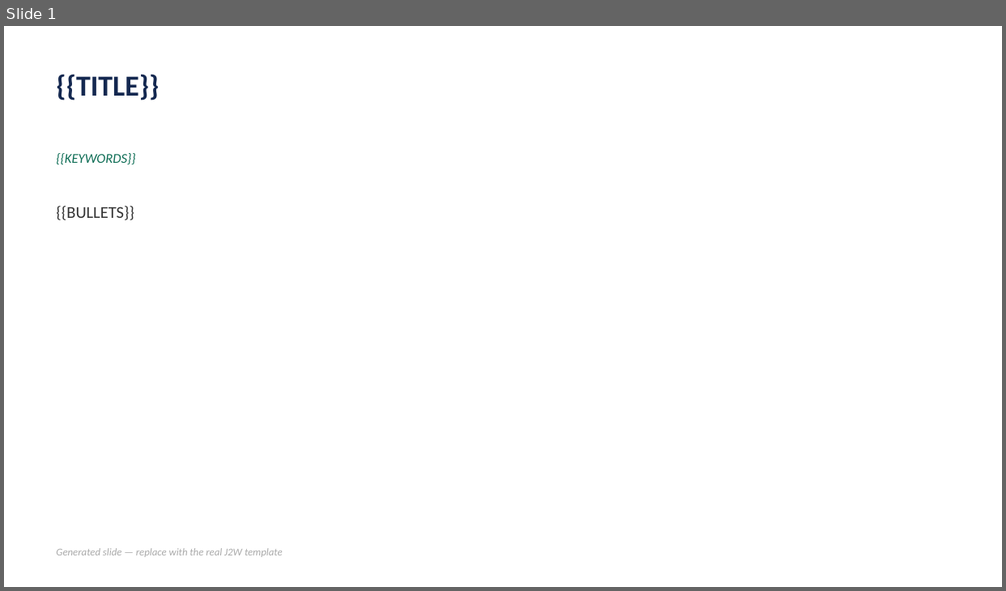
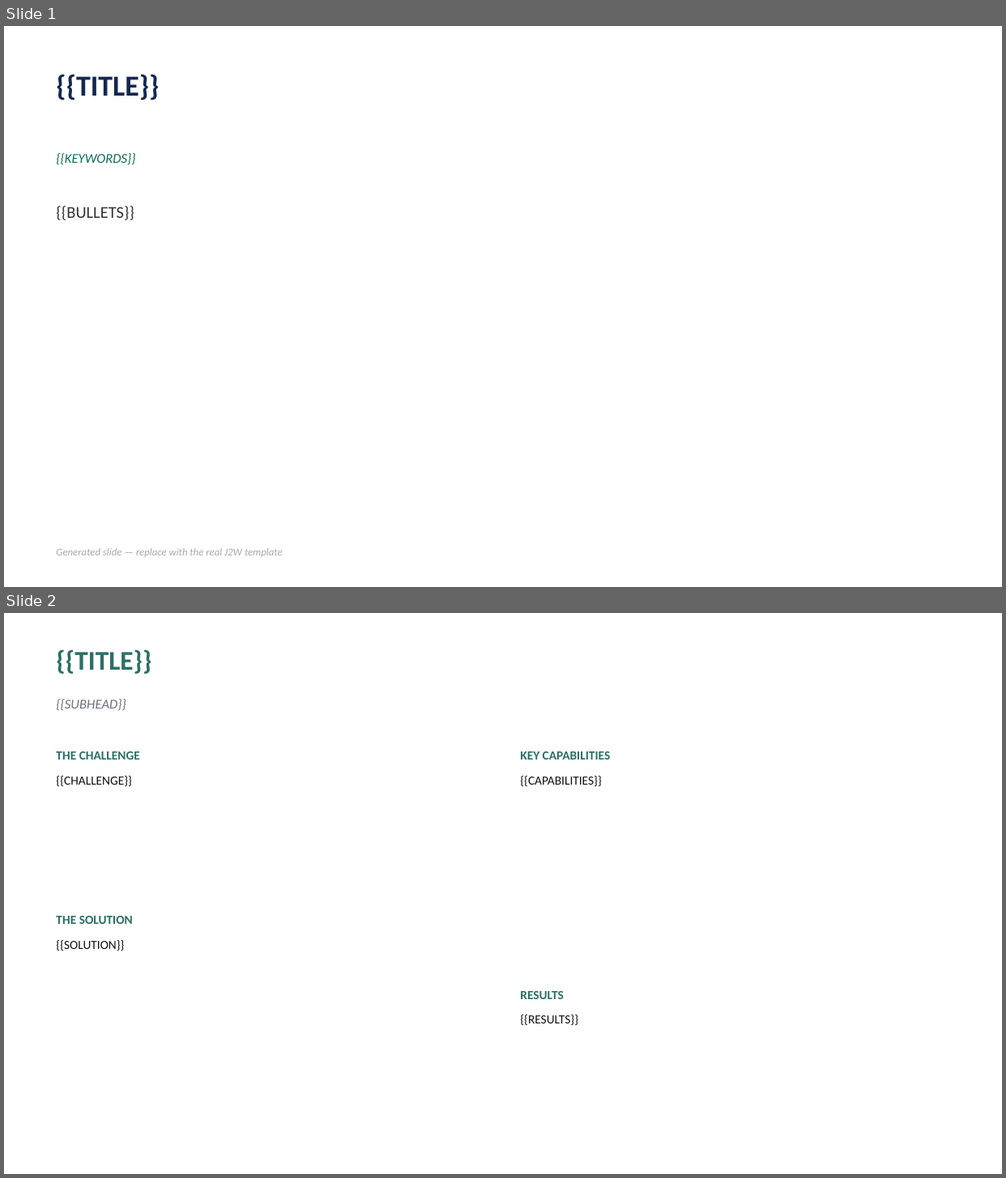
Before and after one commit to athu07/Deck-Engine, a slide deck: templates.pptx. Shown one above the other, each under a label of ours: slide 1 before the commit, slides 1 and 2 after it. The pictures are 1006x591 and 1006x1178 pixels, drawn with LibreOffice and Linux fonts; fonts in the diff are those of the drawing. Boxes give left, top, right and bottom in pixels: in the first picture for what was removed or moved away, otherwise in the second. Text is boxed around its words. In the diff, an @@ line names an element or a change of style, - is before the commit and + after.

```diff
--- a/templates.pptx
+++ b/templates.pptx
@@ slide 2 added at [4, 613, 1002, 1174], background #FFFFFF @@
@@ text added at [56, 649, 151, 674], 26 pt, text #2C6E66, bold @@
+{{TITLE}}
@@ text added at [56, 699, 126, 710], 13 pt, text #6B7280, italic @@
+{{SUBHEAD}}
@@ text added at [56, 752, 140, 760], 12 pt, text #2C6E66, bold @@
+THE CHALLENGE
@@ text added at [520, 752, 611, 760], 12 pt, text #2C6E66, bold @@
+KEY CAPABILITIES
@@ text added at [56, 776, 132, 786], 12 pt, text #111110 @@
+{{CHALLENGE}}
@@ text added at [520, 776, 601, 786], 12 pt, text #111110 @@
+{{CAPABILITIES}}
@@ text added at [56, 916, 133, 924], 12 pt, text #2C6E66, bold @@
+THE SOLUTION
@@ text added at [56, 940, 124, 951], 12 pt, text #111110 @@
+{{SOLUTION}}
@@ text added at [520, 991, 563, 999], 12 pt, text #2C6E66, bold @@
+RESULTS
@@ text added at [520, 1015, 578, 1025], 12 pt, text #111110 @@
+{{RESULTS}}
```
Also in this commit, not shown: 10 other files.
